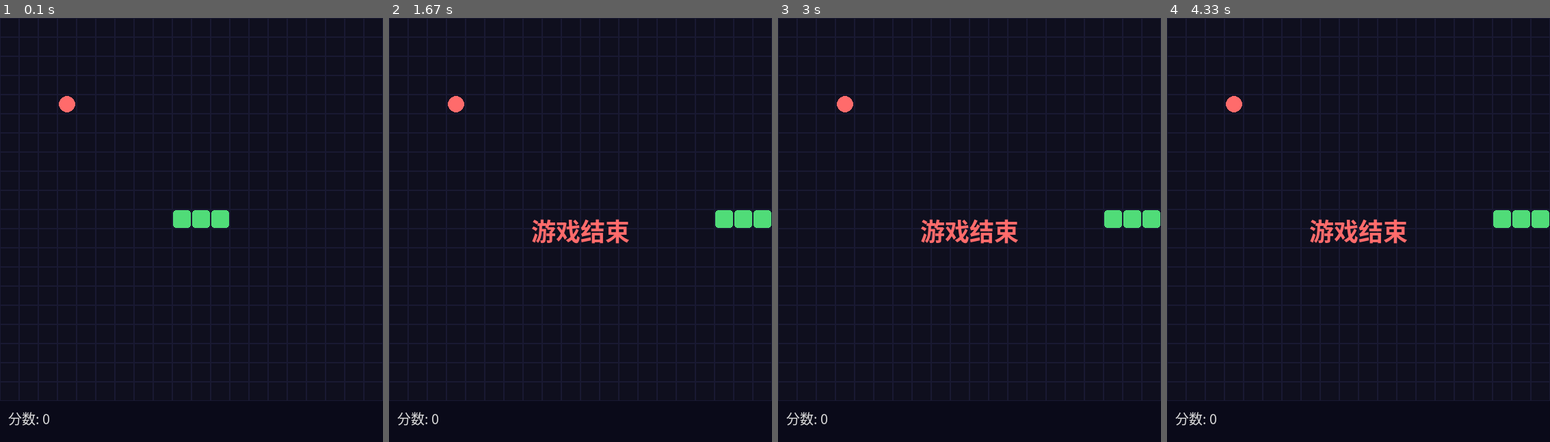
Above: before the commit, frames 1-4 (left to right).
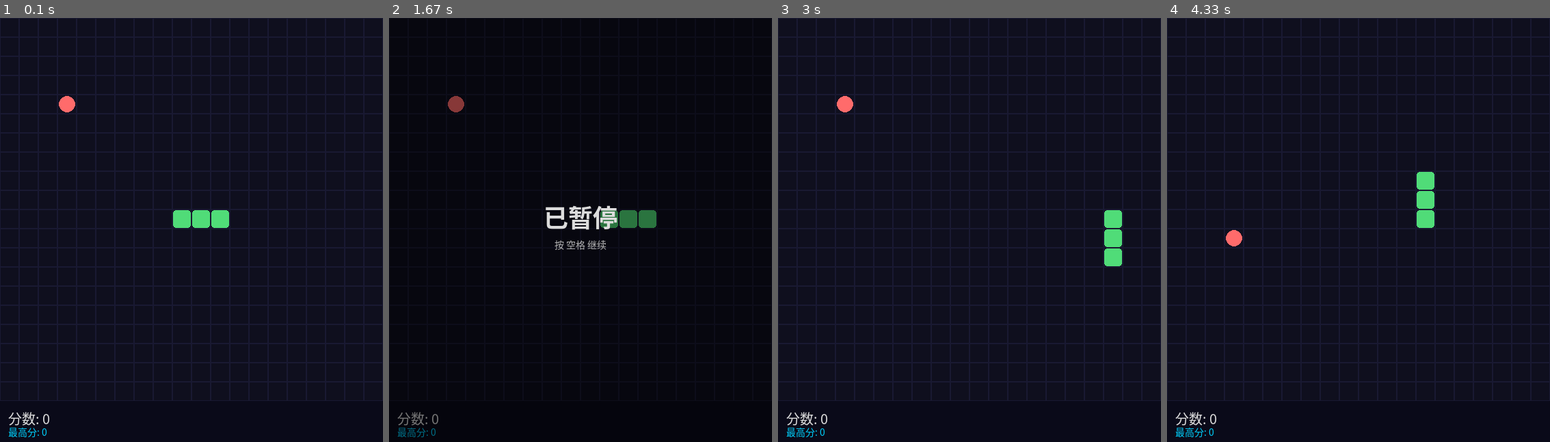
Above: after the commit, the same moments.

Repository: 1lya-bit/snake-pygame
Game: pygame game, started from main.py
The game is run twice, just before and just after one commit, with the same random seed, the same clock (stepped at 60 frames per second) and the same inputs.
Inputs:
- Up to frame 1 (0.1 s): no input
- Up to frame 2 (1.67 s): tap Space at 0.33 s; tap Enter at 0.7 s
- Up to frame 3 (3 s): tap Space at 2.13 s; tap S at 2.67 s
- Up to frame 4 (4.33 s): hold Right 3.2-3.67 s; hold R 3.7-4.08 s; hold W from 4.12 s (still down)

The runs differ from the first frame. In frame 1, 0.1% of the frame differs, in the area x 2-13%, y 96-99%; in frame 2, 2.7%, in the area x 2-100%, y 18-99%; in frame 3, 1.7%; in frame 4, 2.3%.

Commit message:
添加暂停/重开功能，最高分保存至JSON文件

Diff:
--- a/game.py
+++ b/game.py
@@ -1,4 +1,5 @@
 import random
+import json
 import pygame
 from settings import *
 
@@ -9,7 +10,10 @@
         self.screen = pygame.display.set_mode((WINDOW_W, WINDOW_H))
         pygame.display.set_caption("贪吃蛇 - Snake")
         self.clock = pygame.time.Clock()
+        self.font = pygame.font.SysFont("microsoftyahei", 20)
+        self.font_small = pygame.font.SysFont("microsoftyahei", 14)
         self.running = True
+        self.paused = False
         self.game_over_flag = False
         self.init_game()
 
@@ -21,6 +25,9 @@
         self.food = self._place_food()
         self.score = 0
         self.speed = BASE_SPEED
+        self.high_score = self._load_high_score()
+        self.game_over_flag = False
+        self.paused = False
 
     def _place_food(self):
         occupied = set(self.snake)
@@ -28,13 +35,29 @@
                 if (x, y) not in occupied]
         return random.choice(free) if free else None
 
+    def _load_high_score(self):
+        try:
+            with open(HIGH_SCORE_FILE, "r") as f:
+                return json.load(f).get("high_score", 0)
+        except (FileNotFoundError, json.JSONDecodeError):
+            return 0
+
+    def _save_high_score(self):
+        with open(HIGH_SCORE_FILE, "w") as f:
+            json.dump({"high_score": self.high_score}, f)
+
     def set_direction(self, dx, dy):
         if (dx, dy) == (-self.direction[0], -self.direction[1]):
             return
         self.next_direction = (dx, dy)
 
+    def toggle_pause(self):
+        if self.game_over_flag:
+            return
+        self.paused = not self.paused
+
     def step(self):
-        if self.game_over_flag:
+        if self.game_over_flag or self.paused:
             return
 
         self.direction = self.next_direction
@@ -64,9 +87,15 @@
 
     def _game_over(self):
         self.game_over_flag = True
+        if self.score > self.high_score:
+            self.high_score = self.score
+            self._save_high_score()
 
     def _win(self):
         self.game_over_flag = True
+        if self.score > self.high_score:
+            self.high_score = self.score
+            self._save_high_score()
 
     def draw(self):
         self.screen.fill(BG_COLOR)
@@ -95,24 +124,47 @@
         bar_y = ROWS * CELL_SIZE
         pygame.draw.rect(self.screen, (10, 10, 25),
                          (0, bar_y, WINDOW_W, WINDOW_H - bar_y))
-        font = pygame.font.SysFont("microsoftyahei", 20)
-        score_text = font.render(f"分数: {self.score}", True, (220, 220, 220))
+        score_text = self.font.render(f"分数: {self.score}", True, (220, 220, 220))
         self.screen.blit(score_text, (12, bar_y + 10))
+        high_text = self.font_small.render(f"最高分: {self.high_score}", True, (0, 210, 255))
+        self.screen.blit(high_text, (12, bar_y + 34))
 
         if self.game_over_flag:
+            overlay = pygame.Surface((WINDOW_W, WINDOW_H), pygame.SRCALPHA)
+            overlay.fill((0, 0, 0, 140))
+            self.screen.blit(overlay, (0, 0))
             font_big = pygame.font.SysFont("microsoftyahei", 36, bold=True)
             msg = "你赢了!" if self.food is None else "游戏结束"
             go_text = font_big.render(msg, True, (255, 107, 107))
             go_rect = go_text.get_rect(
-                center=(WINDOW_W // 2, WINDOW_H // 2))
+                center=(WINDOW_W // 2, WINDOW_H // 2 - 30))
             self.screen.blit(go_text, go_rect)
+            restart_text = self.font.render("按 R 重新开始 | 按 Q 退出", True, (220, 220, 220))
+            restart_rect = restart_text.get_rect(
+                center=(WINDOW_W // 2, WINDOW_H // 2 + 25))
+            self.screen.blit(restart_text, restart_rect)
+
+        elif self.paused:
+            overlay = pygame.Surface((WINDOW_W, WINDOW_H), pygame.SRCALPHA)
+            overlay.fill((0, 0, 0, 120))
+            self.screen.blit(overlay, (0, 0))
+            font_big = pygame.font.SysFont("microsoftyahei", 36, bold=True)
+            pause_text = font_big.render("已暂停", True, (220, 220, 220))
+            pause_rect = pause_text.get_rect(
+                center=(WINDOW_W // 2, WINDOW_H // 2 - 20))
+            self.screen.blit(pause_text, pause_rect)
+            tip_text = self.font_small.render("按 空格 继续", True, (180, 180, 180))
+            tip_rect = tip_text.get_rect(
+                center=(WINDOW_W // 2, WINDOW_H // 2 + 20))
+            self.screen.blit(tip_text, tip_rect)
 
         pygame.display.flip()
 
     def run(self):
         while self.running:
             self._handle_events()
-            self.step()
+            if not self.paused and not self.game_over_flag:
+                self.step()
             self.draw()
             self.clock.tick(1000 // self.speed)
 
@@ -120,12 +172,20 @@
         for event in pygame.event.get():
             if event.type == pygame.QUIT:
                 self.running = False
-            if event.type == pygame.KEYDOWN and not self.game_over_flag:
-                if event.key in (pygame.K_UP, pygame.K_w):
-                    self.set_direction(0, -1)
-                elif event.key in (pygame.K_DOWN, pygame.K_s):
-                    self.set_direction(0, 1)
-                elif event.key in (pygame.K_LEFT, pygame.K_a):
-                    self.set_direction(-1, 0)
-                elif event.key in (pygame.K_RIGHT, pygame.K_d):
-                    self.set_direction(1, 0)
+            if event.type == pygame.KEYDOWN:
+                if self.game_over_flag:
+                    if event.key == pygame.K_r:
+                        self.init_game()
+                    elif event.key == pygame.K_q:
+                        self.running = False
+                elif event.key == pygame.K_SPACE:
+                    self.toggle_pause()
+                elif not self.paused:
+                    if event.key in (pygame.K_UP, pygame.K_w):
+                        self.set_direction(0, -1)
+                    elif event.key in (pygame.K_DOWN, pygame.K_s):
+                        self.set_direction(0, 1)
+                    elif event.key in (pygame.K_LEFT, pygame.K_a):
+                        self.set_direction(-1, 0)
+                    elif event.key in (pygame.K_RIGHT, pygame.K_d):
+                        self.set_direction(1, 0)
--- a/settings.py
+++ b/settings.py
@@ -12,3 +12,5 @@
 SPEED_INCREMENT = 2
 MIN_SPEED = 50
 POINTS_PER_FOOD = 10
+
+HIGH_SCORE_FILE = "high_score.json"
